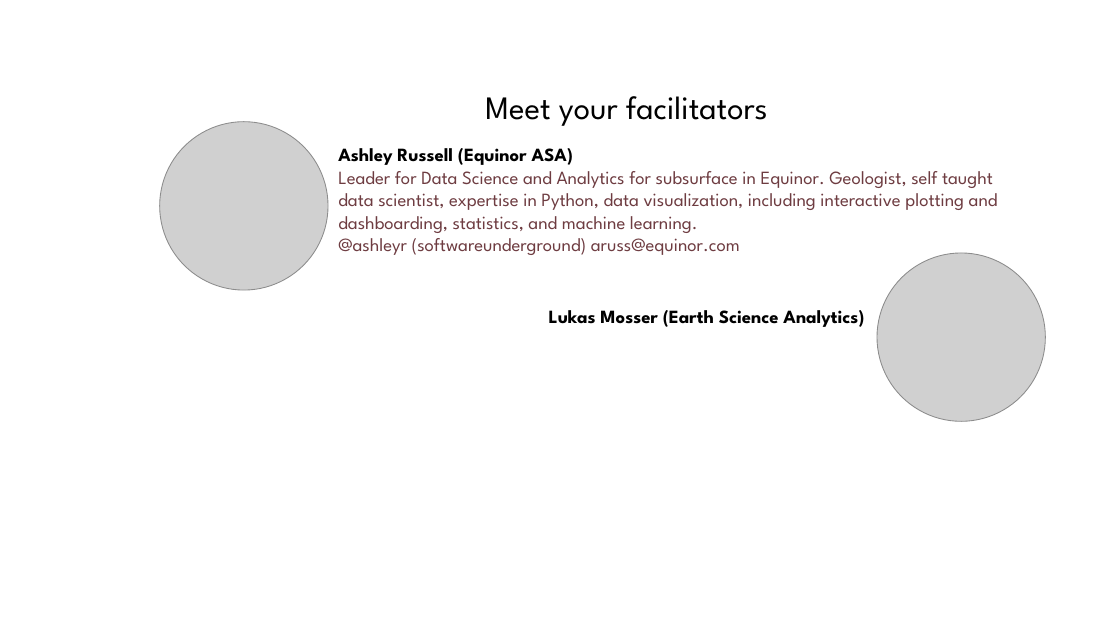
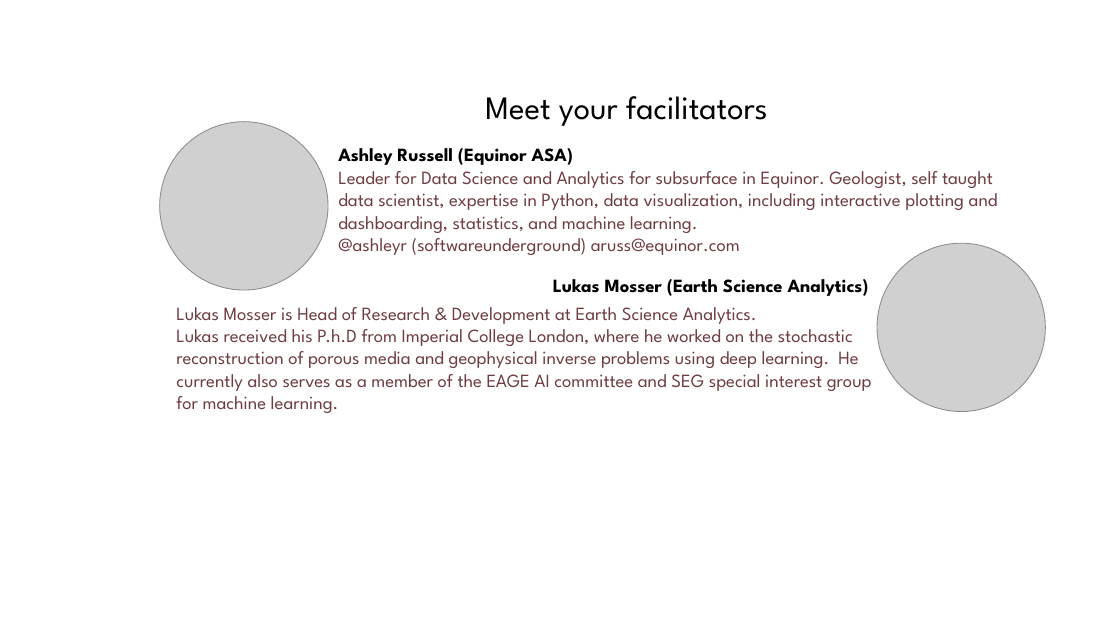
Before and after one commit to EAGE-Annual-Hackathon/EAGE-Annual-Hackathon-2022-Plenum-Sessions, a slide deck: slide 4 of opening_plenum_session_slides.pptx. Drawn at 1120x630 pixels with LibreOffice and Linux fonts; fonts in the diff are those of the drawing; grey boxes stand for pictures; background and template pictures are left out. Boxes give left, top, right and bottom in pixels: in the first picture for what was removed or moved away, otherwise in the second. Text is boxed around its words. In the diff, an @@ line names an element or a change of style, - is before the commit and + after.

```diff
--- a/opening_plenum_session_slides.pptx
+++ b/opening_plenum_session_slides.pptx
@@ picture: place and size @@
-picture at [877,253,1045,421]
+picture at [877,243,1045,411]
@@ text "Lukas Mosser (Earth Science Analytics)": place and size @@
-text "Lukas Mosser (Earth Science Analytics)" at [549,310,864,327]
+text "Lukas Mosser (Earth Science Analytics)" at [553,279,869,296]
@@ text added at [176,307,872,413], 16 pt, text #6E3C41 @@
+Lukas Mosser is Head of Research & Development at Earth Science Analytics.
+Lukas received his P.h.D from Imperial College London, where he worked on the stochastic reconstruction of porous media and geophysical inverse problems using deep learning. He currently also serves as a member of the EAGE AI committee and SEG special interest group for machine learning.
```
Also in this commit, not shown: 2 slides added, 2 other files.
